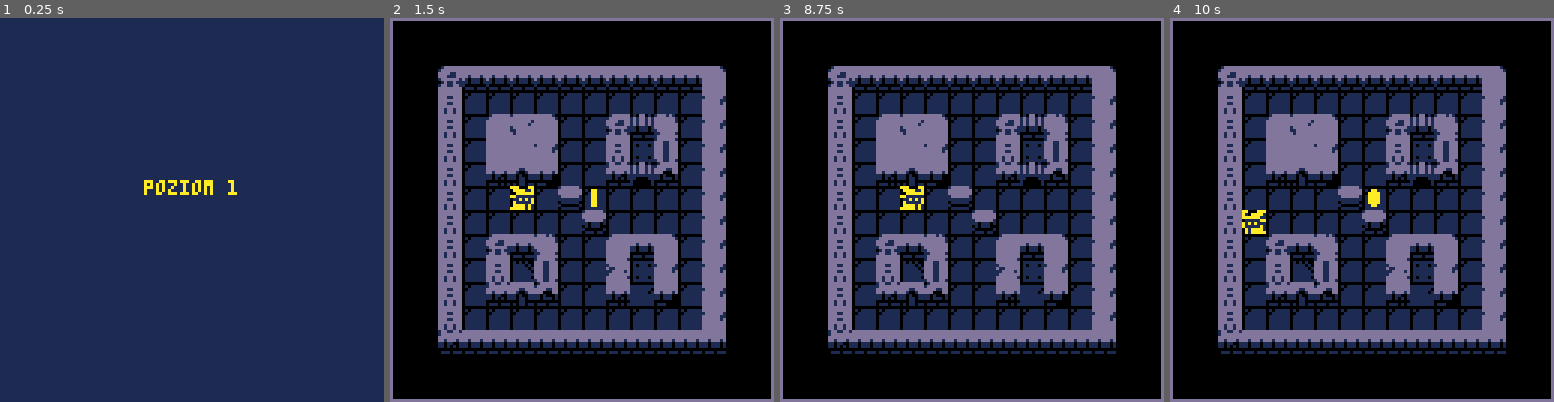
Above: before the commit, frames 1-4 (left to right).
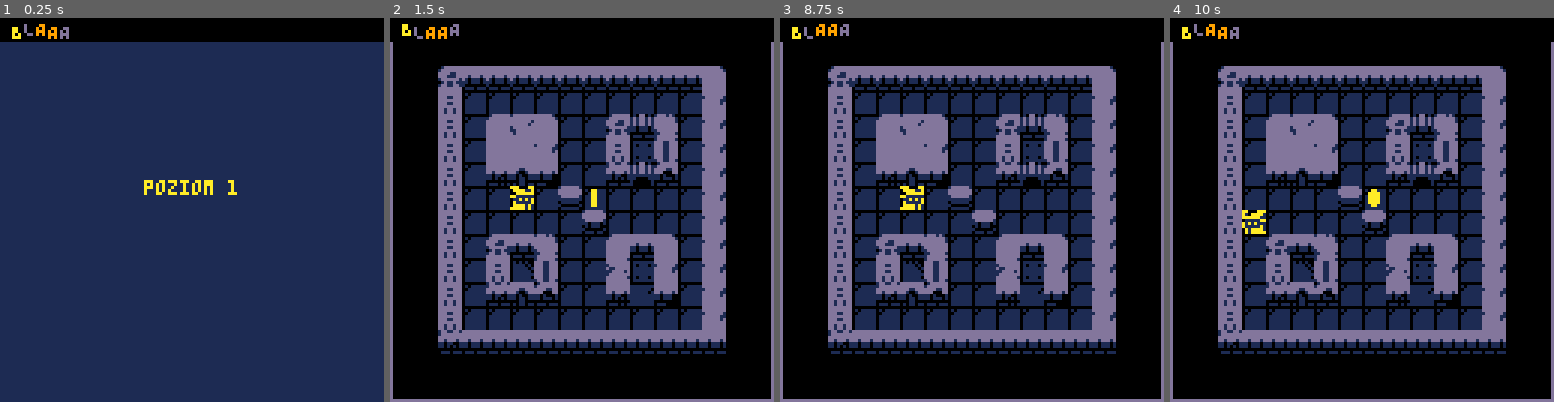
Above: after the commit, the same moments.

Repository: adamskopl/pico8
Game: PICO-8 cartridge dungeon/game.p8
The game is run twice, just before and just after one commit, with the same random seed, the same clock (stepped at 60 frames per second) and the same inputs.
Inputs:
- Up to frame 1 (0.25 s): no input
- Up to frame 2 (1.5 s): tap O (Z key) at 0.33, 0.7, 1.43 s; tap X (X key) at 1.07 s
- Up to frame 3 (8.75 s): hold Left 1.97-2.37 s; tap X (X key) every 0.33 s from 2.07 to 8.73 s; tap O (Z key) every 0.88 s from 2.22 to 8.4 s; hold Down 2.42-2.82 s; hold Right 2.87-3.53 s; hold Up 3.58-4.08 s; hold Right 4.13-4.53 s; hold Down 4.58-5.08 s; hold Left 5.13-5.8 s; hold Up 5.85-6.18 s; hold Left 6.23-6.63 s; hold Down 6.68-7.08 s; hold Right 7.13-7.8 s; hold Up 7.85-8.35 s; hold Right from 8.4 s (still down)
- Up to frame 4 (10 s): release Right at 8.8 s; hold Down 8.85-9.35 s; tap X (X key) at 9.07, 9.4, 9.73 s; tap O (Z key) at 9.28 s; hold Left from 9.4 s (still down)

The runs differ from the first frame. In frame 1, 6.2% of the frame differs, in the area x 0-100%, y 0-7%; in frame 2, 1.1%; in frame 3, 1.1%; in frame 4, 1.1%.

Commit message:
u

Diff:
--- a/dungeon/game.lua
+++ b/dungeon/game.lua
@@ -96,6 +96,7 @@
   -- always update:
   ANIM.update_singles()
   TEXT.update_blinking()
+  TEXT.update_animated()
 end
 
 function _draw()
@@ -125,6 +126,8 @@
   elseif state == STATE.GAME_WIN then
     GAME_WIN.draw()
   end
+  -- always draw
+  TEXT.draw_animated()
 end
 
 function check_win()
--- a/dungeon/level.lua
+++ b/dungeon/level.lua
@@ -39,6 +39,7 @@
   fireballs = {}
   mana_orbits = {}
   ENEMIES.load(LEVEL.level)
+  TEXT.start_animated("BLAAA")
 end
 
 function LEVEL.load_next()
--- a/dungeon/text.lua
+++ b/dungeon/text.lua
@@ -1,4 +1,5 @@
-TEXT = {
+TEXT = {}
+TEXT_LANGUAGES = {
   PL = {
     LEVEL = "poziom",
     PRESS_ANY = "naciskaj guzika...",
@@ -8,11 +9,15 @@
     PRESS_ANY = "press any...",
   },
 }
-text_timer = nil
+text_timer_t = nil
 text_blink_draw = false
+text_animated = nil
+text_animated_t = nil
+text_animated_duration = 2
+text_animated_x = 0
 
 function TEXT.get(key)
-  return TEXT[CONFIG.LANG][key]
+  return TEXT_LANGUAGES[CONFIG.LANG][key]
 end
 
 function TEXT.print_center(text, color)
@@ -22,20 +27,20 @@
 
 function TEXT.start_blinking()
   text_blink_draw = true
-  text_timer = time()
+  text_timer_t = time()
 end
 
 function TEXT.stop_blinking()
   text_blink_draw = false
-  text_timer = nil
+  text_timer_t = nil
 end
 
 function TEXT.update_blinking()
-  if not text_timer then
+  if not text_timer_t then
     return
   end
-  if time() - text_timer > 0.8 then
-    text_timer = time()
+  if time() - text_timer_t > 0.8 then
+    text_timer_t = time()
     text_blink_draw = not text_blink_draw
   end
 end
@@ -50,3 +55,38 @@
     print(text, x, y, col)
   end
 end
+
+function TEXT.start_animated(text_to_start, x, duration)
+  text_animated = text_to_start
+  text_animated_t = time()
+  text_animated_x = x or 0
+  text_animated_duration = duration or 2
+end
+
+function TEXT.update_animated()
+  if text_animated_t and time() - text_animated_t >= text_animated_duration then
+    text_animated = nil
+  end
+end
+
+function TEXT.draw_animated()
+  if not text_animated then
+    return
+  end
+  text_draw_animated_string(text_animated, text_animated_x, 2)
+end
+function text_draw_animated_string(text, x0, y0)
+  camera()
+  rectfill(0, 0, 127, 7, COLORS.BLACK)
+  local amplitude = 1
+  x0 = x0 or 0
+  y0 = y0 or 0
+  for i = 1, #text do
+    local t1_t = time() * 80 + i * 6
+    local x = x0 + i * 4
+    local y = y0 + sin(t1_t / 30) * amplitude
+    local ch = sub(text, i, i)
+    local col = 8 + flr((sin(t1_t / 20) + 1) * 3)
+    print(ch, x, y, col)
+  end
+end
Not shown, changed: dungeon/AGENTS.md
Not shown, changed: dungeon/notes.md
